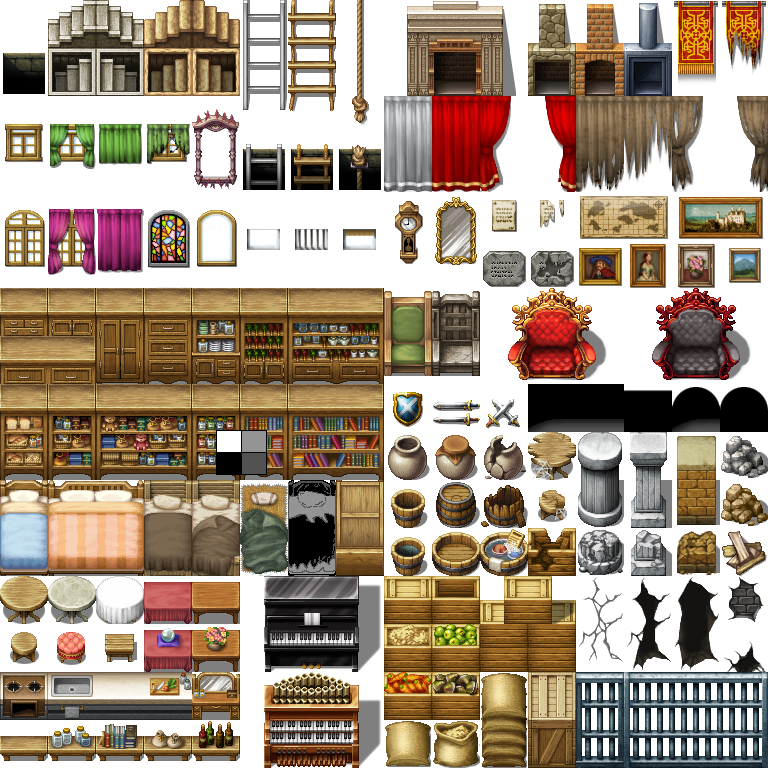
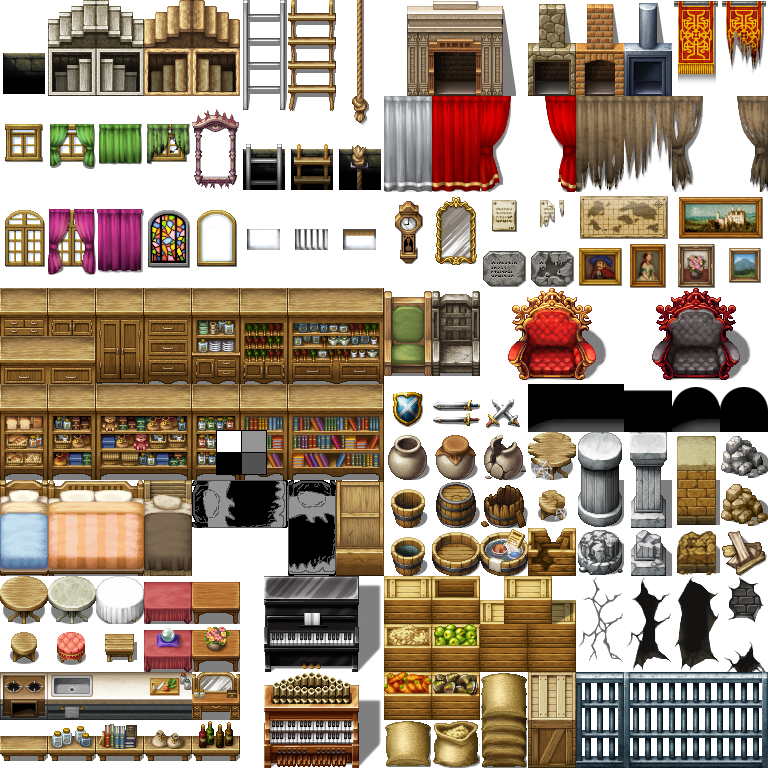
Layer changes from the first w=768, h=768 image to the second:
painted on "Layer 0" over [192,480,288,576]
